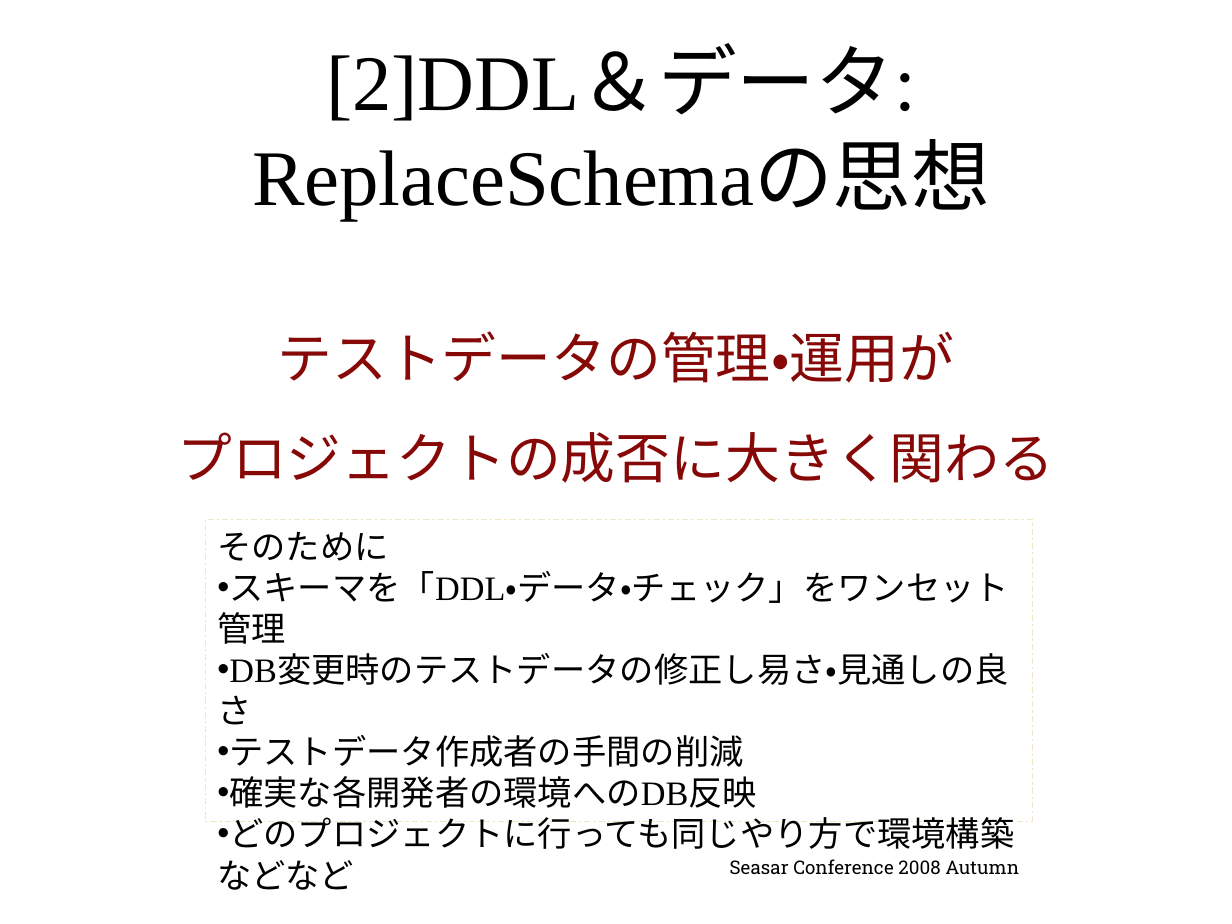
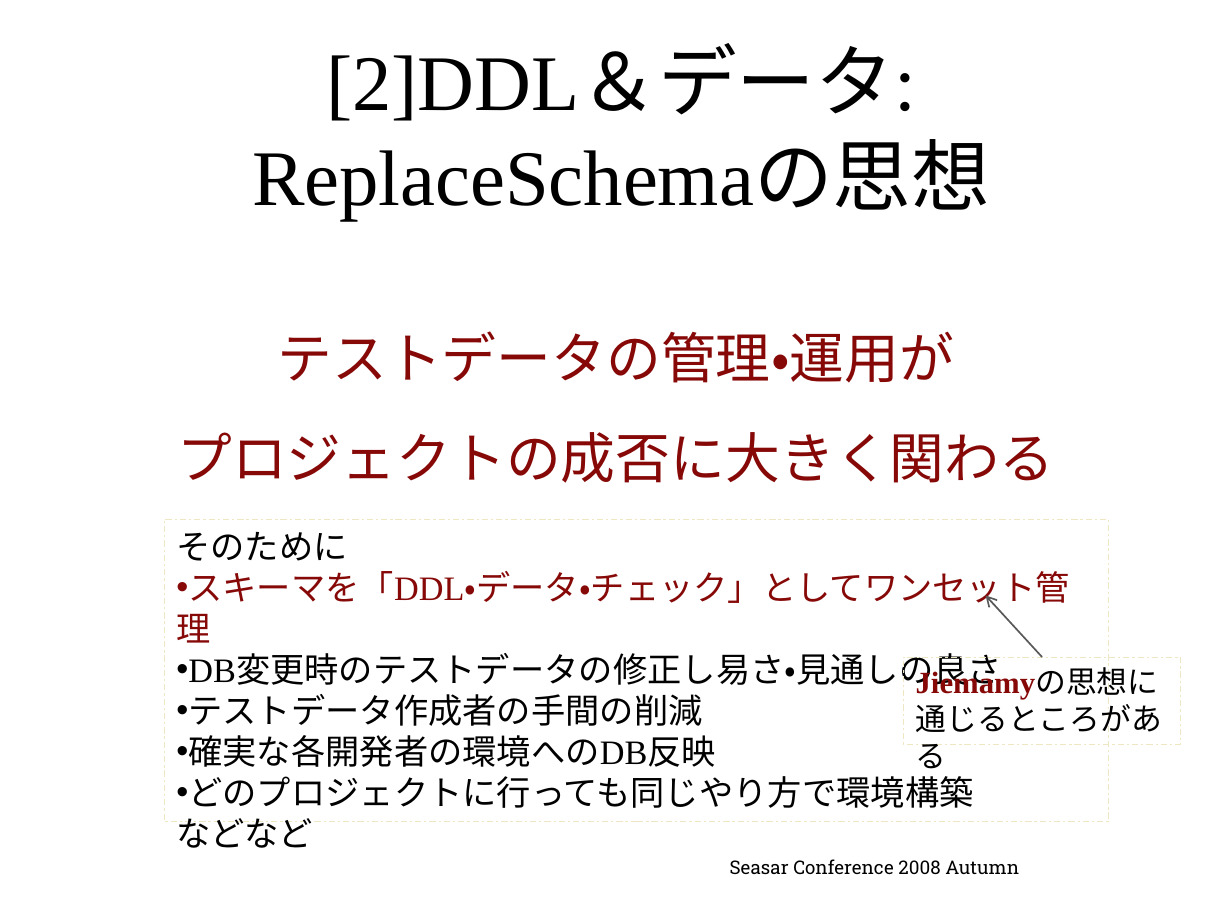
Before and after one commit to seasarorg/dbflute, a slide deck: slide 33 of dbflute/etc/doc/ref/session/resource/GenbaSolution2-sc2008autumn-dbflute.pptx (slide 31 before the commit). Drawn at 1232x924 pixels with LibreOffice and Linux fonts; fonts in the diff are those of the drawing; background and template pictures are left out. Boxes give left, top, right and bottom in pixels: in the first picture for what was removed or moved away, otherwise in the second. Text is boxed around its words. In the diff, an @@ line names an element or a change of style, - is before the commit and + after.

```diff
--- a/dbflute/etc/doc/ref/session/resource/GenbaSolution2-sc2008autumn-dbflute.pptx
+++ b/dbflute/etc/doc/ref/session/resource/GenbaSolution2-sc2008autumn-dbflute.pptx
@@ rectangle "そのために": place and size @@
-rectangle "そのために" at <box>206,519,1032,822</box>
+rectangle "そのために" at <box>164,519,1108,822</box>
@@ text in rectangle at <box>176,571,1069,643</box>: text changed; text colour #000000 to #860908 @@
-• スキーマを「DDL・データ・チェック」をワンセット管理
+• スキーマを「DDL・データ・チェック」としてワンセット管理
@@ arrow added from (1042, 657) to (986, 595), #595959 1 pt @@
@@ rectangle added at <box>903,657,1180,744</box>, outline #000000 0.75 pt dashed, 18 pt, text #000000 @@
+Jiemamyの思想に
+通じるところがある
```
Also in this commit, not shown: 12 other slides changed, 4 slides added.
